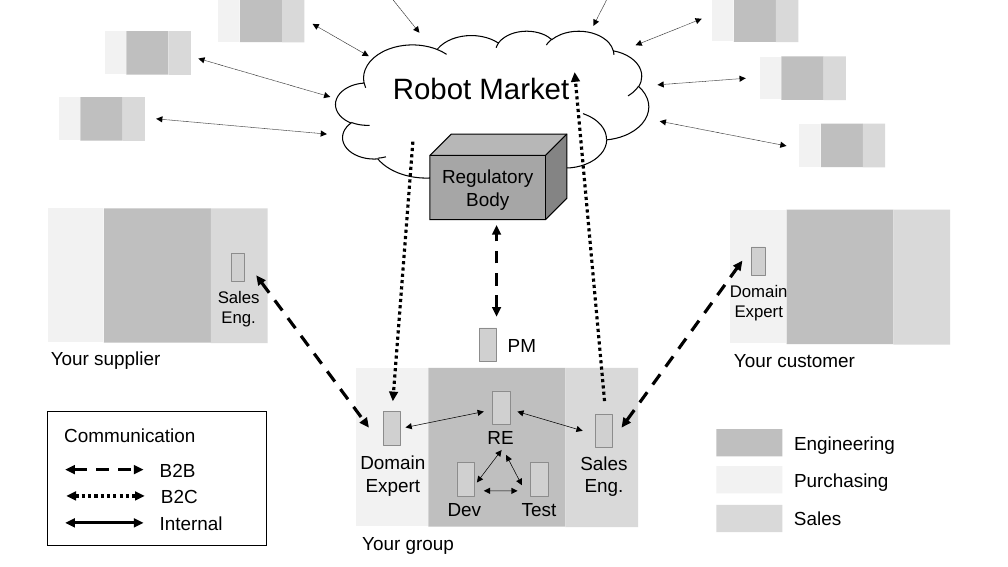
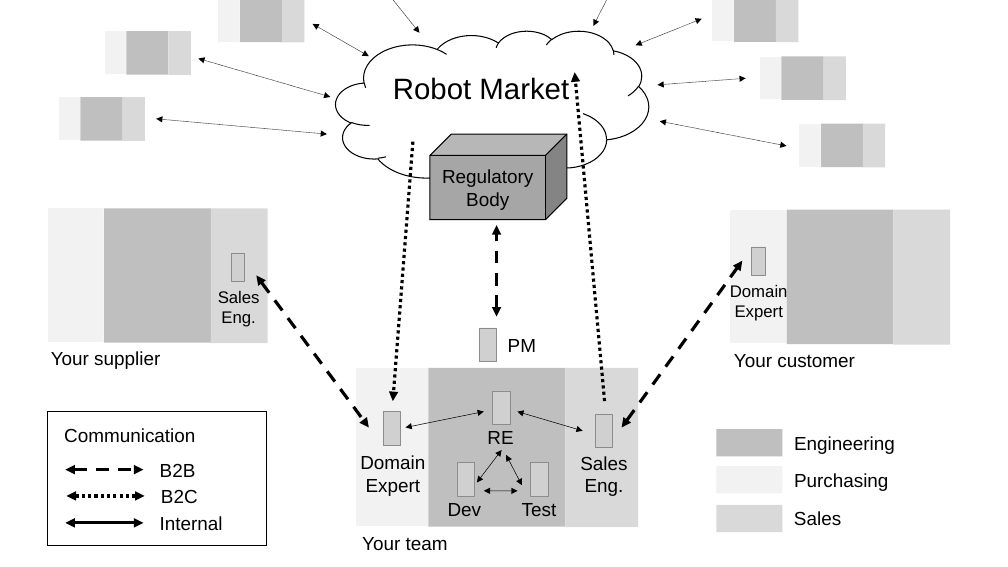
Before and after one commit to lunduniversity/introsofteng, a slide deck: slide 1 of project/rumble/etsa02_figures.pptx. Drawn at 1008x567 pixels with LibreOffice and Linux fonts; fonts in the diff are those of the drawing; grey boxes stand for pictures. Boxes give left, top, right and bottom in pixels: in the first picture for what was removed or moved away, otherwise in the second. Text is boxed around its words. In the diff, an @@ line names an element or a change of style, - is before the commit and + after.

```diff
--- a/project/rumble/etsa02_figures.pptx
+++ b/project/rumble/etsa02_figures.pptx
@@ text at (x1=362, y1=537, x2=448, y2=551): text changed @@
-Your group
+Your team
```
Also in this commit, not shown: 1 other slide changed, 1 slide removed.
